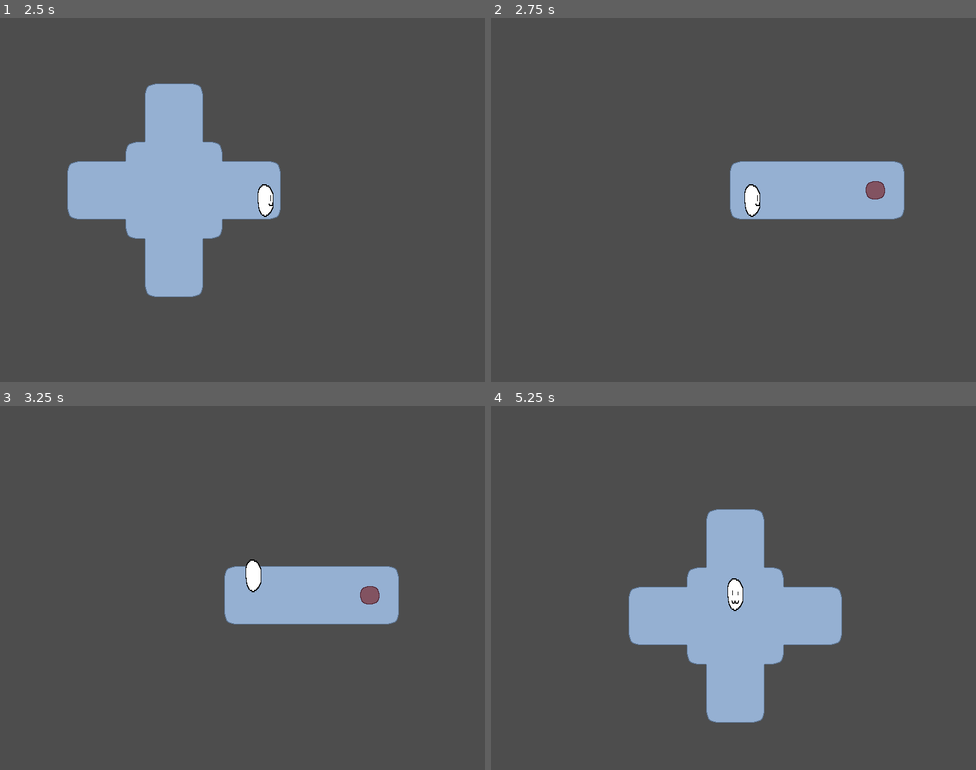
Above: before the commit, frames 1-4 (two rows, left to right).
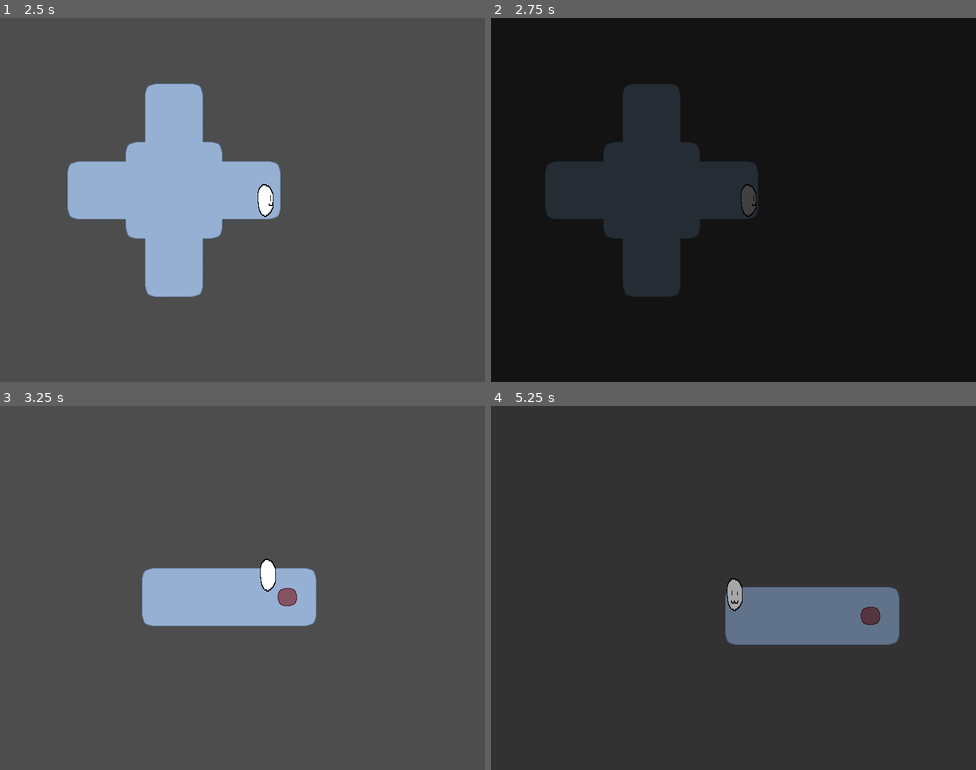
Above: after the commit, the same moments.

Repository: RubeculaBee/dream-catcher
Game: Godot game, scene res://Scenes/game.tscn
Two runs of this game, one before a commit and one after it. Both use one fixed random seed, a clock stepped at 60 frames per second and the inputs below.
Inputs:
- Up to frame 1 (2.5 s): tap Enter at 0.5 s; hold Right (right) 0.53-1.28 s; hold Down (down) 1.28-2.03 s; hold Right (right) from 2.03 s (still down)
- Up to frame 2 (2.75 s): keep holding Right (right)
- Up to frame 3 (3.25 s): release Right (right) at 2.78 s; hold Up (up) from 2.78 s (still down)
- Up to frame 4 (5.25 s): release Up (up) at 3.53 s; hold Left (left) 3.53-5.03 s; hold Down (down) from 5.03 s (still down)

Frame 1 is identical in both runs. In frame 2, 100% of the frame differs, in the area x 0-100%, y 0-100%; in frame 3, 6.3%; in frame 4, 100%.

Commit message:
implemented fade screen transitions

Diff:
--- a/Scenes/Gameobjects/player_camera.tscn
+++ b/Scenes/Gameobjects/player_camera.tscn
@@ -7,9 +7,8 @@
 script = ExtResource("1_v1bqp")
 
 [node name="ColorRect" type="ColorRect" parent="."]
-visible = false
-offset_left = -400.0
-offset_top = -300.0
-offset_right = 400.0
-offset_bottom = 300.0
+offset_left = -432.0
+offset_top = -332.0
+offset_right = 432.0
+offset_bottom = 332.0
 color = Color(0, 0, 0, 1)
--- a/Scripts/game_manager.gd
+++ b/Scripts/game_manager.gd
@@ -7,7 +7,7 @@
 var current_room: Node			# The current room the player is in
 var terrain: TileMapLayer		# The terrain in the current room
 var player: Player				# The player object
-var camera: Camera2D			# The camera that will follow the player
+var camera: PlayerCamera		# The camera that will follow the player
 var screen_transitions: Array	# An array of all the screen transitions in the current room
 
 # Contants
@@ -56,6 +56,9 @@
 	player_move_response.emit(valid_move)
 
 func _on_transition(transition: ScreenTransition, offset: Vector2):
+	camera.fade_transition()
+	await camera.screen_covered
+
 	current_room.queue_free()
 	current_room = transition.next_screen.instantiate()
 	get_node("Rooms").add_child.call_deferred(current_room)
--- a/Scripts/player_camera.gd
+++ b/Scripts/player_camera.gd
@@ -1 +1,20 @@
 extends Camera2D
+class_name PlayerCamera
+
+# Nodes
+@onready var screen_cover: ColorRect = $ColorRect
+
+#signals
+signal screen_covered ## Emit when the screen is fully covered
+
+func _ready() -> void:
+	# Turn off screen cover at start
+	screen_cover.color.a = 0;
+
+func fade_transition() -> void:
+	var tween: Tween = create_tween()
+	tween.set_trans(Tween.TRANS_SINE)
+
+	tween.tween_property(screen_cover, "color", Color(0, 0, 0, 1), 0.25)
+	tween.tween_callback(screen_covered.emit)
+	tween.tween_property(screen_cover, "color", Color(0, 0, 0, 0), 0.25)
Not shown: 1 places in Scenes/Gameobjects/player_camera.tscn that only renumber resources
